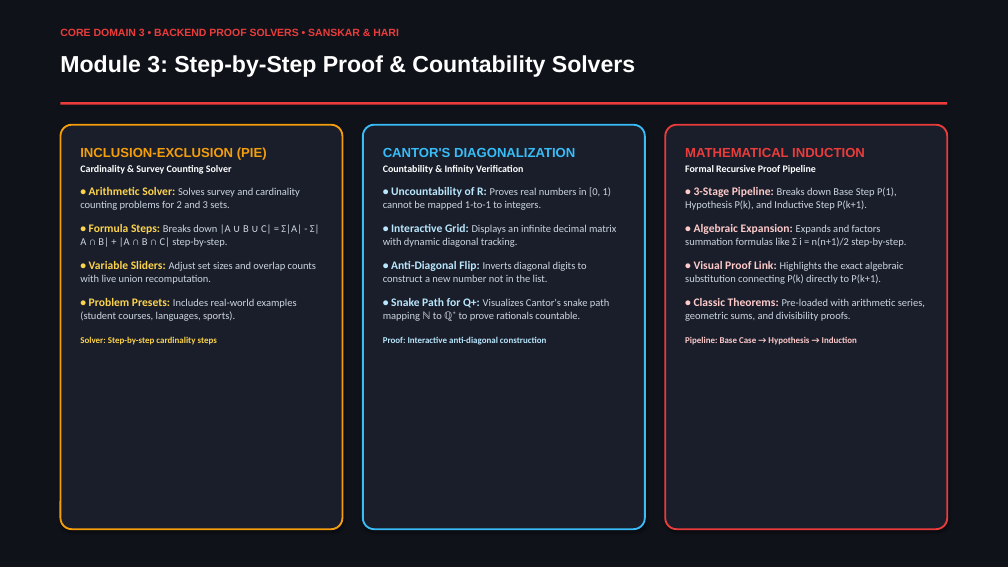
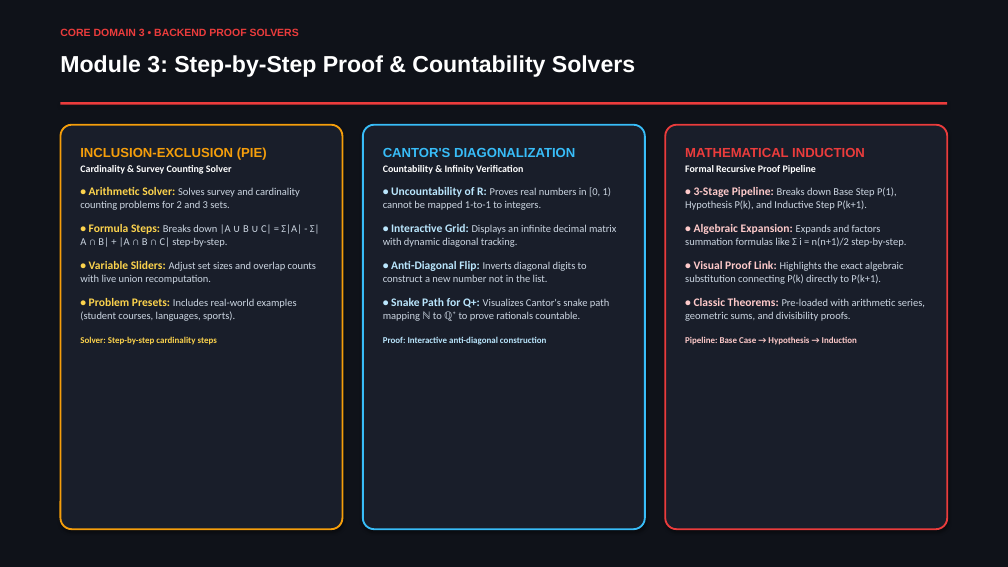
Before and after one commit to akash20065ray-sys/Logic_verse, a slide deck: slide 7 of LogicVerse_Presentation_Without_Names.pptx. Drawn at 1008x567 pixels with LibreOffice and Linux fonts; fonts in the diff are those of the drawing. Boxes give left, top, right and bottom in pixels: in the first picture for what was removed or moved away, otherwise in the second. Text is boxed around its words. In the diff, an @@ line names an element or a change of style, - is before the commit and + after.

```diff
--- a/LogicVerse_Presentation_Without_Names.pptx
+++ b/LogicVerse_Presentation_Without_Names.pptx
@@ text at [60, 28, 299, 36]: text changed @@
-CORE DOMAIN 3 • BACKEND PROOF SOLVERS • SANSKAR & HARI
+CORE DOMAIN 3 • BACKEND PROOF SOLVERS
```
Also in this commit, not shown: 7 other slides changed, 4 other files.
